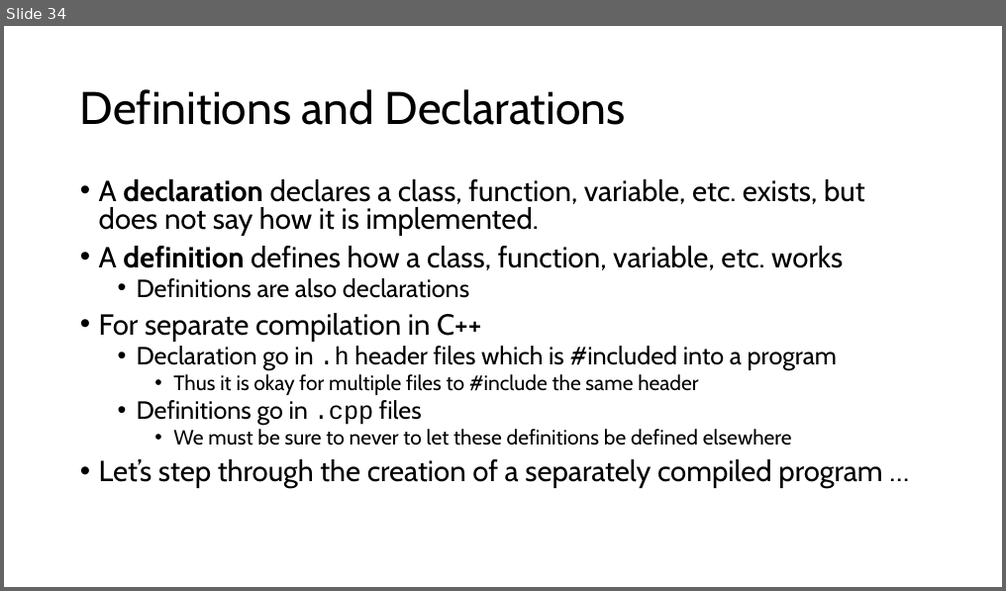
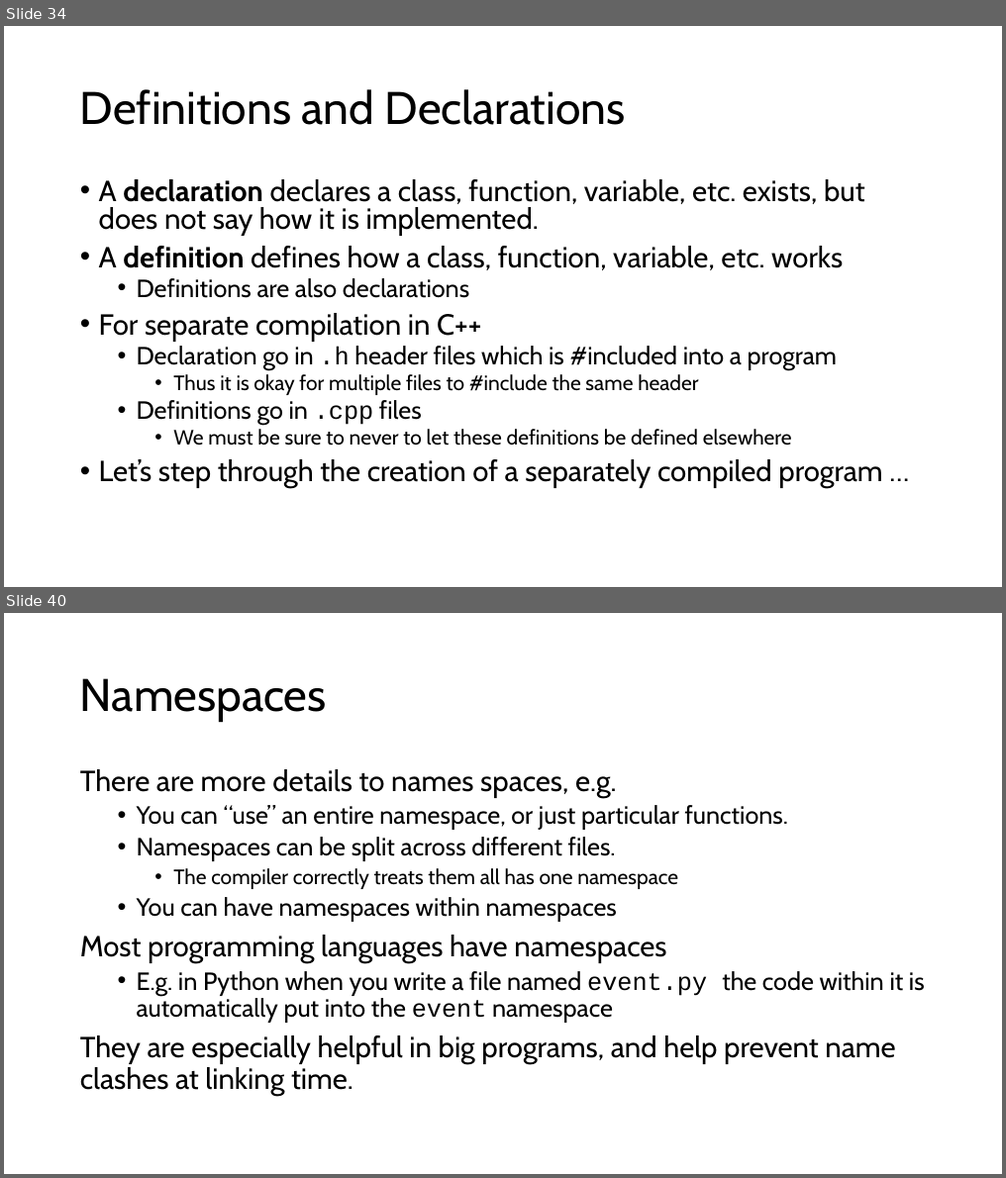
Before and after one commit to tjd1234/cmpt125spring2026, a slide deck: notes/week8/week8.pptx. Shown one above the other, each under a label of ours: slide 34 before the commit, slides 34 and 40 after it; the slides between them are not shown. The pictures are 1006x591 and 1006x1178 pixels, drawn with LibreOffice and Linux fonts; fonts in the diff are those of the drawing. Boxes give left, top, right and bottom in pixels: in the first picture for what was removed or moved away, otherwise in the second. Text is boxed around its words. In the diff, an @@ line names an element or a change of style, - is before the commit and + after.

```diff
--- a/notes/week8/week8.pptx
+++ b/notes/week8/week8.pptx
@@ slide 40 added at <box>4,613,1002,1174</box>, background #FFFFFF @@
@@ title added at <box>80,678,327,722</box>, 44 pt, text #000000 @@
+Namespaces
@@ text added at <box>80,769,925,1096</box>, 24 pt, text #000000 @@
+There are more details to names spaces, e.g.
+  • You can “use” an entire namespace, or just particular functions.
+  • Namespaces can be split across different files.
+    • The compiler correctly treats them all has one namespace
+  • You can have namespaces within namespaces
+Most programming languages have namespaces
+  • E.g. in Python when you write a file named event.py the code within it is automatically put into the event namespace
+They are especially helpful in big programs, and help prevent name clashes at linking time.
```
Also in this commit, not shown: 19 other slides added, 6 other files.
